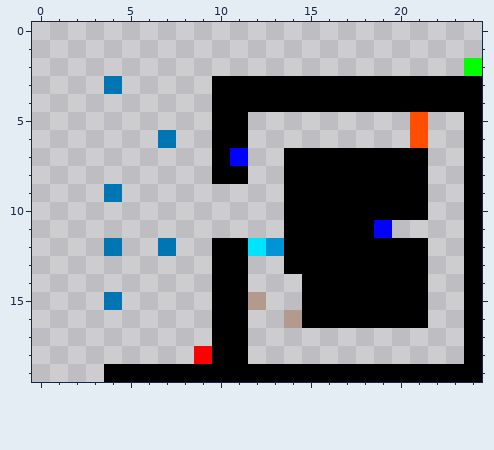
One commit to this pixel-art sprite: Assets/Sprites/Maps/png/01-04map.png. The picture above is the old version.
The file is 25x20 pixels. Colours within 5 levels of each other are drawn and written as one.
Now the later version:
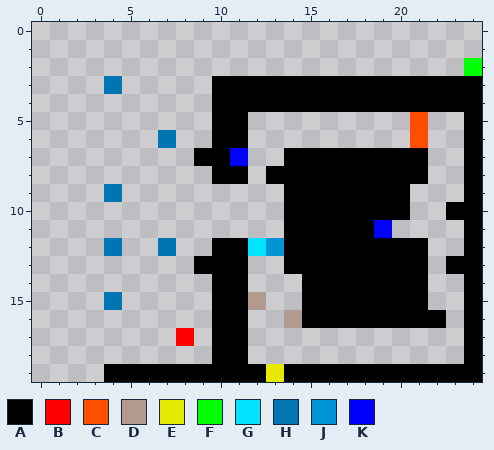
Palette (. is transparent): A #000000  B #ff0000  C #ff4e00  D #b39a8f  E #e6e900  F #00ff00  G #00e4ff  H #0075b3  J #0094d6  K #0000ff
Changes in this commit:
@@ x 0..24 @@
  6 .......H..AA.........C..A
- 7 ..........AK..AAAAAAAA..A
- 8 ..........AA..AAAAAAAA..A
- 9 ....H.........AAAAAAAA..A
-10 ..............AAAAAAAA..A
+ 7 .........AAK..AAAAAAAA..A
+ 8 ..........AA.AAAAAAAAA..A
+ 9 ....H.........AAAAAAA...A
+10 ..............AAAAAAA..AA
 11 ..............AAAAAK....A
 12 ....H..H..AAGJAAAAAAAA..A
-13 ..........AA..AAAAAAAA..A
+13 .........AAA..AAAAAAAA.AA
 14 ..........AA...AAAAAAA..A
 15 ....H.....AAD..AAAAAAA..A
-16 ..........AA..DAAAAAAA..A
-17 ..........AA............A
-18 .........BAA............A
-19 ....AAAAAAAAAAAAAAAAAAAAA
+16 ..........AA..DAAAAAAAA.A
+17 ........B.AA............A
+18 ..........AA............A
+19 ....AAAAAAAAAEAAAAAAAAAAA
Where, in picture pixels (left, top, right, bottom), the same in both pictures:
added: (194, 148, 284, 184)
changed: (410, 184, 464, 328)
changed: (176, 256, 284, 382)
